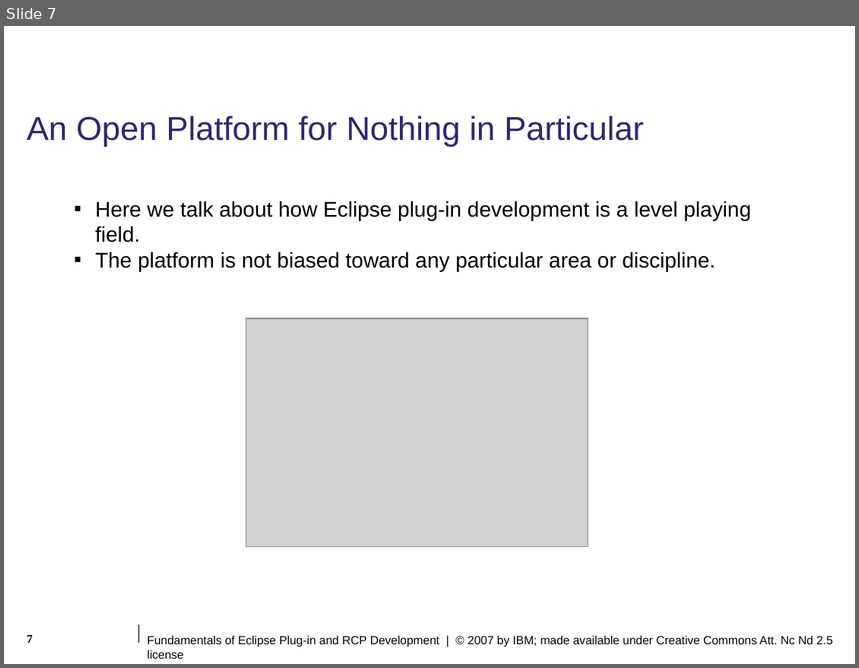
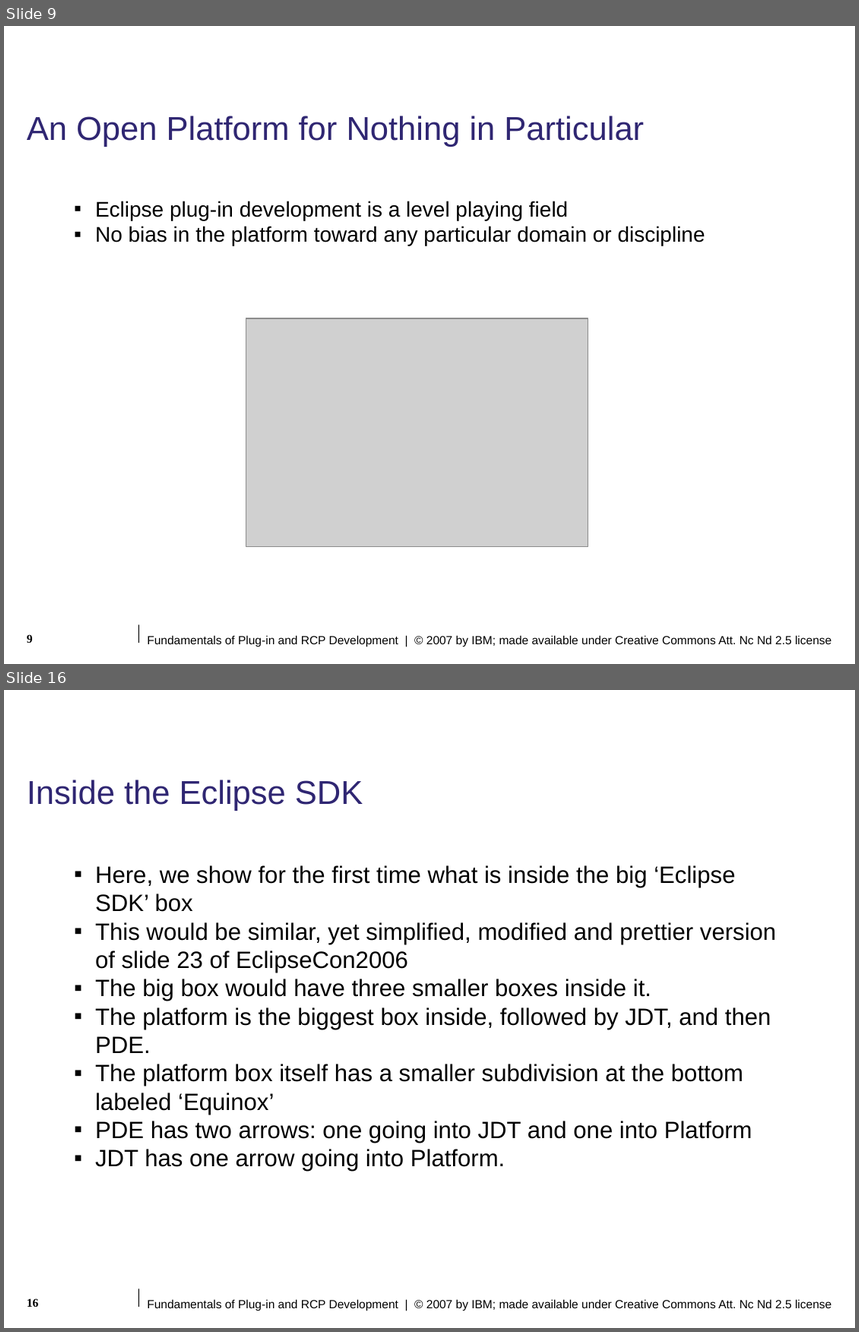
Before and after one commit to lukangping/eclipse.pde.incubator, a slide deck: presentations/eclipse-con/2007/slides/Fundamentals_of_Plugin_and_RCP_Development.ppt. Shown one above the other, each under a label of ours: slide 7 before the commit, slides 9 and 16 after it; the slides between them are not shown. The pictures are 859x668 and 859x1332 pixels, drawn with LibreOffice and Linux fonts; fonts in the diff are those of the drawing; grey boxes stand for pictures; background and template pictures are left out. Boxes give left, top, right and bottom in pixels: in the first picture for what was removed or moved away, otherwise in the second. Text is boxed around its words. In the diff, an @@ line names an element or a change of style, - is before the commit and + after.

```diff
--- a/presentations/eclipse-con/2007/slides/Fundamentals_of_Plugin_and_RCP_Development.ppt
+++ b/presentations/eclipse-con/2007/slides/Fundamentals_of_Plugin_and_RCP_Development.ppt
@@ slide 16 added at bbox=[4, 690, 855, 1328], background #FFFFFF; not listed: 2 template elements that a slide beside it also shows @@
@@ title added at bbox=[27, 780, 363, 811], 28 pt, text #2F2672 @@
+Inside the Eclipse SDK
@@ text added at bbox=[95, 866, 776, 1172], 20 pt, text #000000 @@
+▪ Here, we show for the first time what is inside the big ‘Eclipse SDK’ box
+▪ This would be similar, yet simplified, modified and prettier version of slide 23 of EclipseCon2006
+▪ The big box would have three smaller boxes inside it.
+▪ The platform is the biggest box inside, followed by JDT, and then PDE.
+▪ The platform box itself has a smaller subdivision at the bottom labeled ‘Equinox’
+▪ PDE has two arrows: one going into JDT and one into Platform
+▪ JDT has one arrow going into Platform.
@@ page number added at bbox=[27, 1299, 39, 1307], 10 pt, text #000000, bold @@
+16
@@ what was slide 7 is now slide 9 @@
@@ slide 9 changed as well @@
@@ text at bbox=[95, 201, 705, 246]: text changed @@
-▪ Here we talk about how Eclipse plug-in development is a level playing field.
-▪ The platform is not biased toward any particular area or discipline.
+▪ Eclipse plug-in development is a level playing field
+▪ No bias in the platform toward any particular domain or discipline
@@ page number at bbox=[27, 635, 33, 643]: text changed @@
-7
+9
@@ text at bbox=[147, 636, 832, 647]: text changed @@
-Fundamentals of Eclipse Plug-in and RCP Development | © 2007 by IBM; made available under Creative Commons Att. Nc Nd 2.5 license
+Fundamentals of Plug-in and RCP Development | © 2007 by IBM; made available under Creative Commons Att. Nc Nd 2.5 license
```
Also in this commit, not shown: 6 other slides changed, 10 other slides added.
